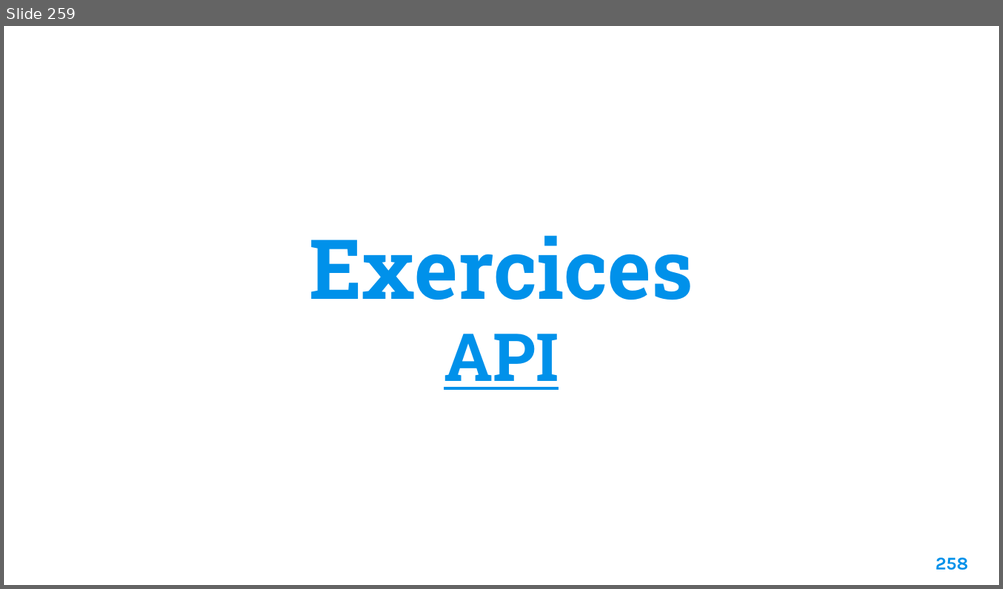
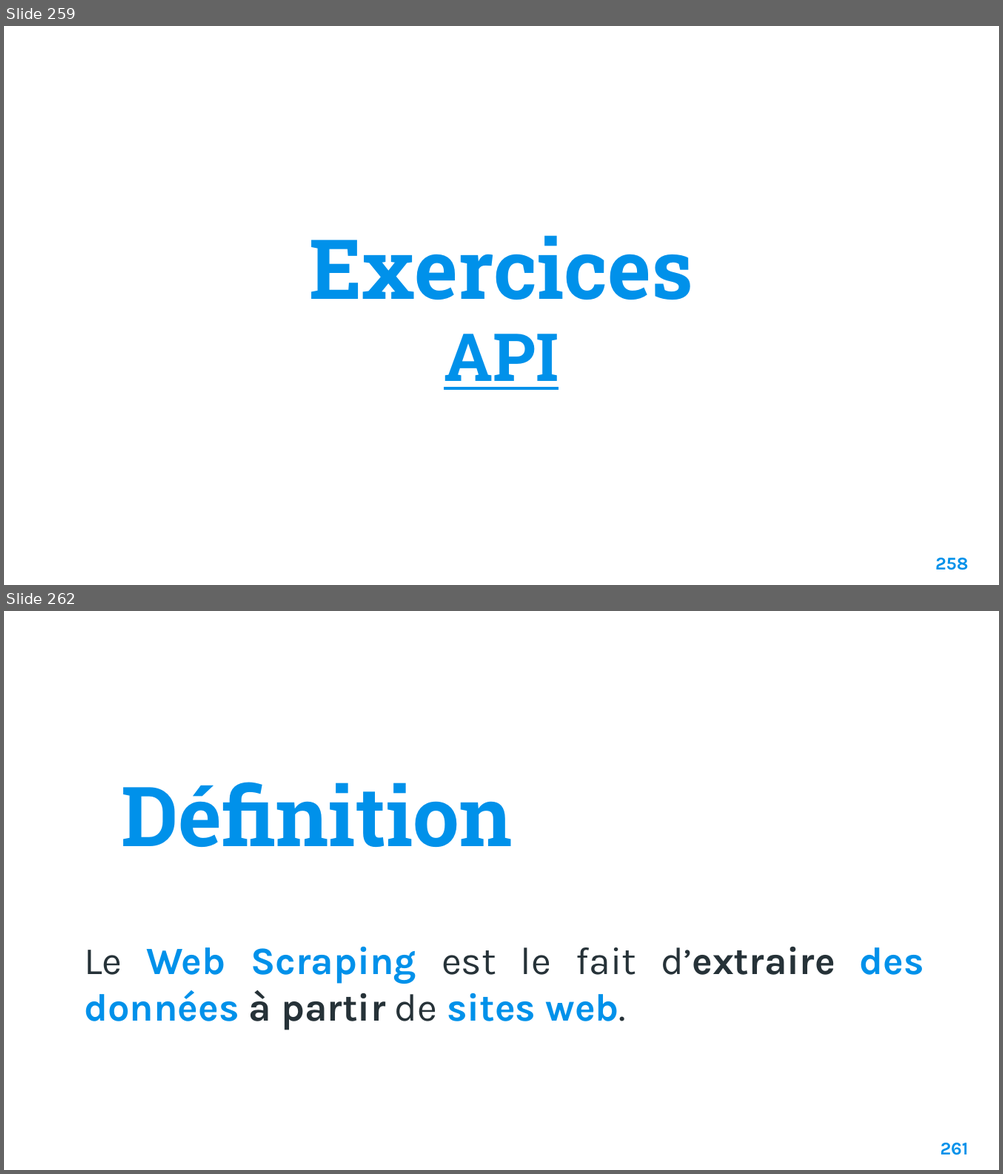
Before and after one commit to Fully-san/PythonSoftwareDevelopment, a slide deck: Supports/Python Software Development.pptx. Shown one above the other, each under a label of ours: slide 259 before the commit, slides 259 and 262 after it; the slides between them are not shown. The pictures are 1003x589 and 1003x1174 pixels, drawn with LibreOffice and Linux fonts; fonts in the diff are those of the drawing; background and template pictures are left out. Boxes give left, top, right and bottom in pixels: in the first picture for what was removed or moved away, otherwise in the second. Text is boxed around its words. In the diff, an @@ line names an element or a change of style, - is before the commit and + after.

```diff
--- a/Supports/Python Software Development.pptx
+++ b/Supports/Python Software Development.pptx
@@ slide 262 added at <box>4,611,999,1170</box>, background picture (left out) @@
@@ title added at <box>121,782,512,847</box>, 60 pt, text #0091EA, bold @@
+Définition
@@ subtitle added at <box>84,946,924,1031</box>, 28 pt, text #263238, bold @@
+Le Web Scraping est le fait d’extraire des données à partir de sites web.
@@ page number added at <box>940,1143,968,1156</box>, 13 pt, text #0091EA, bold @@
+261
```
Also in this commit, not shown: 1 slide changed, 13 other slides added, 6 other files.
